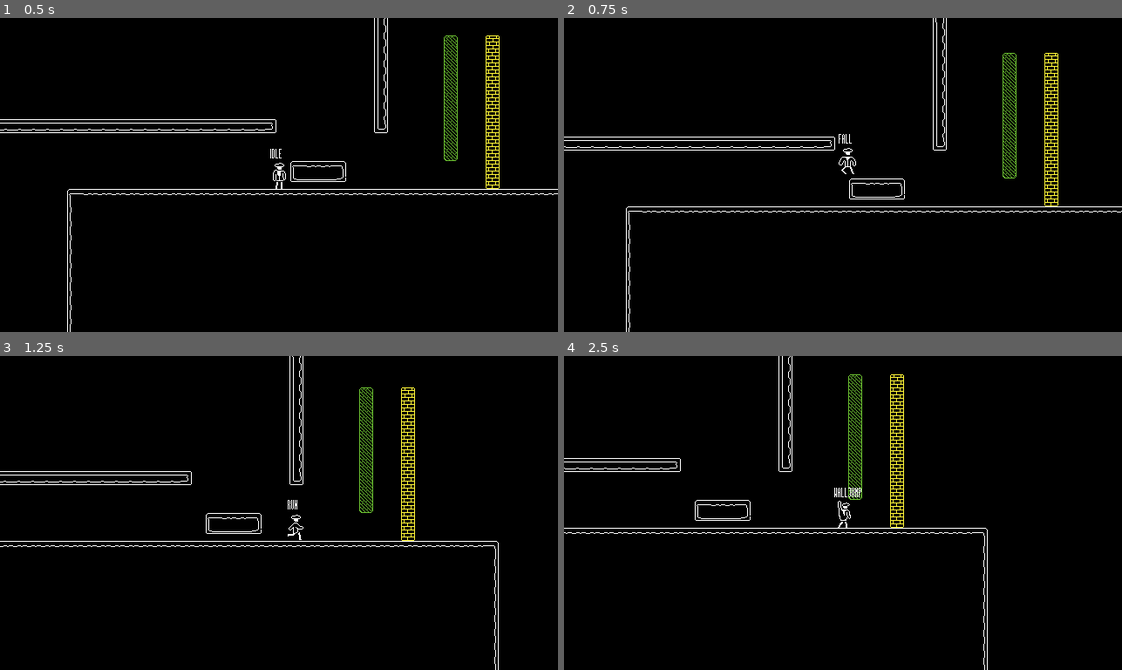
Above: before the commit, frames 1-4 (two rows, left to right).
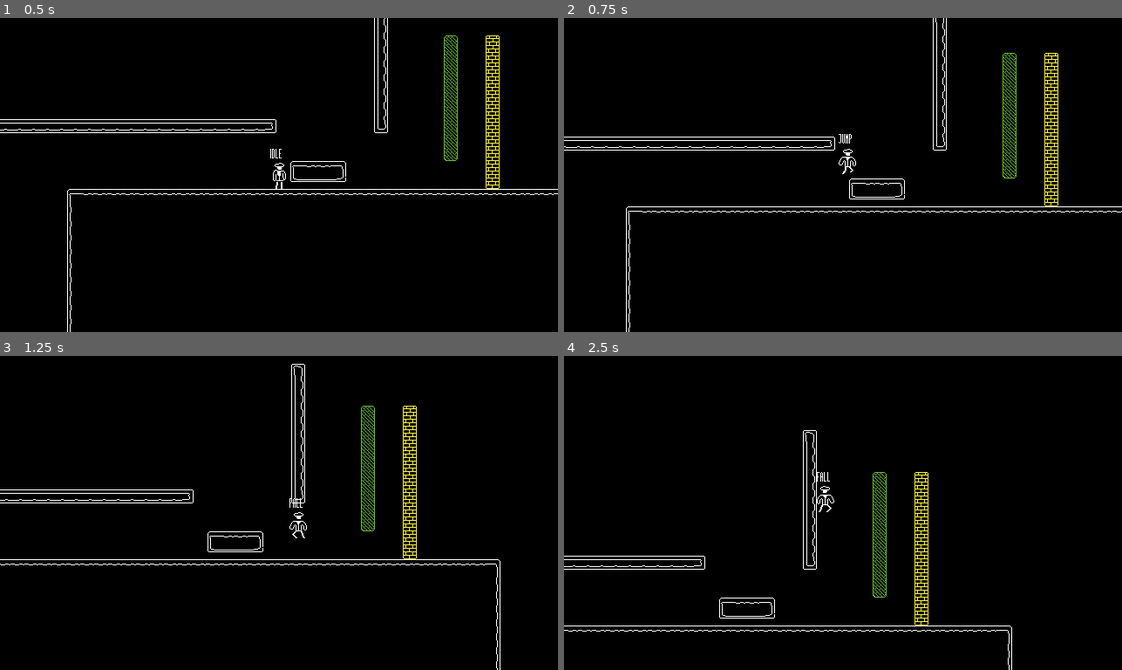
Above: after the commit, the same moments.

Repository: chichP-Januwari/second-sets
Game: Godot game, scene res://scenes/levels/test_level.tscn
The game is run twice, just before and just after one commit, with the same random seed, the same clock (stepped at 60 frames per second) and the same inputs.
Inputs:
- Up to frame 1 (0.5 s): no input
- Up to frame 2 (0.75 s): tap Enter at 0.5 s; hold D (right) from 0.53 s (still down); hold Space (jump) from 0.53 s (still down); tap K (slide) at 0.6 s
- Up to frame 3 (1.25 s): keep holding D (right); keep holding Space (jump)
- Up to frame 4 (2.5 s): release Space (jump) at 1.28 s; tap Space (jump) at 1.35, 1.52, 1.82 s; tap K (slide) at 1.55, 2.1 s; release D (right) at 2.03 s; hold A (left) from 2.03 s (still down); hold Space (jump) from 2.03 s (still down)

Frame 1 is identical in both runs. In frame 2, less than 0.1% of the frame differs, in the area x 49-53%, y 36-50%; in frame 3, 4.3%, in the area x 0-90%, y 0-100%; in frame 4, 4.3%.

Commit message:
walljump pt 1

Diff:
--- a/scenes/sinatra.tscn
+++ b/scenes/sinatra.tscn
@@ -3,6 +3,7 @@
 [ext_resource type="Script" uid="uid://c1w17w0v2ow2f" path="res://scripts/sinatra_controller.gd" id="1_4k038"]
 [ext_resource type="Texture2D" uid="uid://bb6snunogld0g" path="res://assets/characters/sinatra_fall.png" id="1_c3bs7"]
 [ext_resource type="Texture2D" uid="uid://dlo1p5mg6irbi" path="res://assets/characters/sinatra_run.png" id="1_vpeus"]
+[ext_resource type="Texture2D" uid="uid://br1e61y0j3pw5" path="res://assets/characters/sinatra_walljump.png" id="2_ellcv"]
 [ext_resource type="Texture2D" uid="uid://cqcxtg6kfdgem" path="res://assets/characters/sinatra_idle.png" id="2_uj03w"]
 [ext_resource type="Texture2D" uid="uid://cyhukfs0js74l" path="res://assets/characters/sinatra_jump.png" id="4_5754x"]
 [ext_resource type="Texture2D" uid="uid://hl6g2j7lh8ip" path="res://assets/characters/sinatra_slide.png" id="4_uj03w"]
@@ -121,6 +122,14 @@
 }],
 "loop": false,
 "name": &"sinatra_slide",
+"speed": 1.0
+}, {
+"frames": [{
+"duration": 1.0,
+"texture": ExtResource("2_ellcv")
+}],
+"loop": false,
+"name": &"sinatra_walljump",
 "speed": 1.0
 }, {
 "frames": [{
@@ -149,22 +158,16 @@
 z_index = 1
 z_as_relative = false
 sprite_frames = SubResource("SpriteFrames_lbgrs")
-animation = &"sinatra_jump"
+animation = &"sinatra_walljump"
 autoplay = "sinatra_idle"
 
-[node name="RightWallRay" type="RayCast2D" parent="." unique_id=1628094166]
-visibility_layer = 2
-z_index = 1
-z_as_relative = false
-position = Vector2(0, 4)
-target_position = Vector2(13, 0)
-
-[node name="LeftWallRay" type="RayCast2D" parent="." unique_id=1734675612]
-visibility_layer = 2
-z_index = 1
-z_as_relative = false
-position = Vector2(0, 4)
-target_position = Vector2(-13, 0)
+[node name="LeftWallRay" type="RayCast2D" parent="." unique_id=2114182885]
+position = Vector2(0, -10)
+target_position = Vector2(-25, 0)
+
+[node name="RightWallRay" type="RayCast2D" parent="." unique_id=1376696689]
+position = Vector2(0, -10)
+target_position = Vector2(25, 0)
 
 [node name="CoyoteTimer" type="Timer" parent="." unique_id=1057881902]
 process_callback = 0
@@ -178,7 +181,7 @@
 
 [node name="MaxJumpTime" type="Timer" parent="." unique_id=1265148713]
 process_callback = 0
-wait_time = 0.15
+wait_time = 0.2
 one_shot = true
 
 [node name="SlideMinimum" type="Timer" parent="." unique_id=2012354950]
--- a/scripts/sinatra_controller.gd
+++ b/scripts/sinatra_controller.gd
@@ -12,6 +12,8 @@
 
 var walk_velocity := 220.0
 var jump_velocity := -200.0
+var walljump_velocity := -300.0
+
 var roll_speed := 300.0
 var gravity = ProjectSettings.get_setting("physics/2d/default_gravity")
 
@@ -22,7 +24,7 @@
 	var direction : float
 	if !active_state == STATE.SLIDE:
 		direction = Input.get_axis("left", "right")
-	# For animations
+	# For animations and sliding
 	if direction == 1:
 		facing_direction = 0 # Right
 	elif direction == -1:
@@ -106,15 +108,20 @@
 			if is_on_floor(): # To IDLE
 				switch_state(STATE.IDLE)
 
-			if Input.is_action_just_pressed("jump"): # To JUMP
-				if $LeftWallRay.is_colliding() == true:
-					$LeftWallRay.enabled = false
-				elif $RightWallRay.is_colliding() == true:
-					$RightWallRay.enabled = false
+			if Input.is_action_just_pressed("jump"): # To WALLJUMP
 				switch_state(STATE.WALLJUMP)
 
-		STATE.WALLSLIDE:
-			pass
+		STATE.WALLJUMP:
+			var walljump_direction := 0.0
+			velocity.x = walljump_direction * walk_velocity
+			velocity.y = walljump_velocity
+			if $LeftWallRay.is_colliding():
+				walljump_direction = 1
+			elif $RightWallRay.is_colliding():
+				walljump_direction = -1
+
+			if Input.is_action_just_released("jump") or !Input.is_action_pressed("jump") or $MaxJumpTime.is_stopped() or is_on_ceiling_only(): # To FALL
+				switch_state(STATE.FALL)
 
 	$State.text = STATE.keys()[active_state]
 	move_and_slide()
@@ -126,8 +133,6 @@
 	match active_state:
 		STATE.IDLE:
 			$SlideMinimum.stop()
-			$LeftWallRay.enabled = true
-			$RightWallRay.enabled = true
 			$Collision.shape.size = Vector2(12, 31)
 			$Collision.position = Vector2(0, 0.5)
 			$AnimatedSprite2D.play("sinatra_idle")
@@ -151,3 +156,7 @@
 
 		STATE.WALLSLIDE:
 			$AnimatedSprite2D.play("sinatra_wallslide")
+
+		STATE.WALLJUMP:
+			$MaxJumpTime.start()
+			$AnimatedSprite2D.play("sinatra_walljump")
Binary file added: assets/characters/sinatra_walljump.png
Not shown, added: assets/characters/sinatra_walljump.png.import
